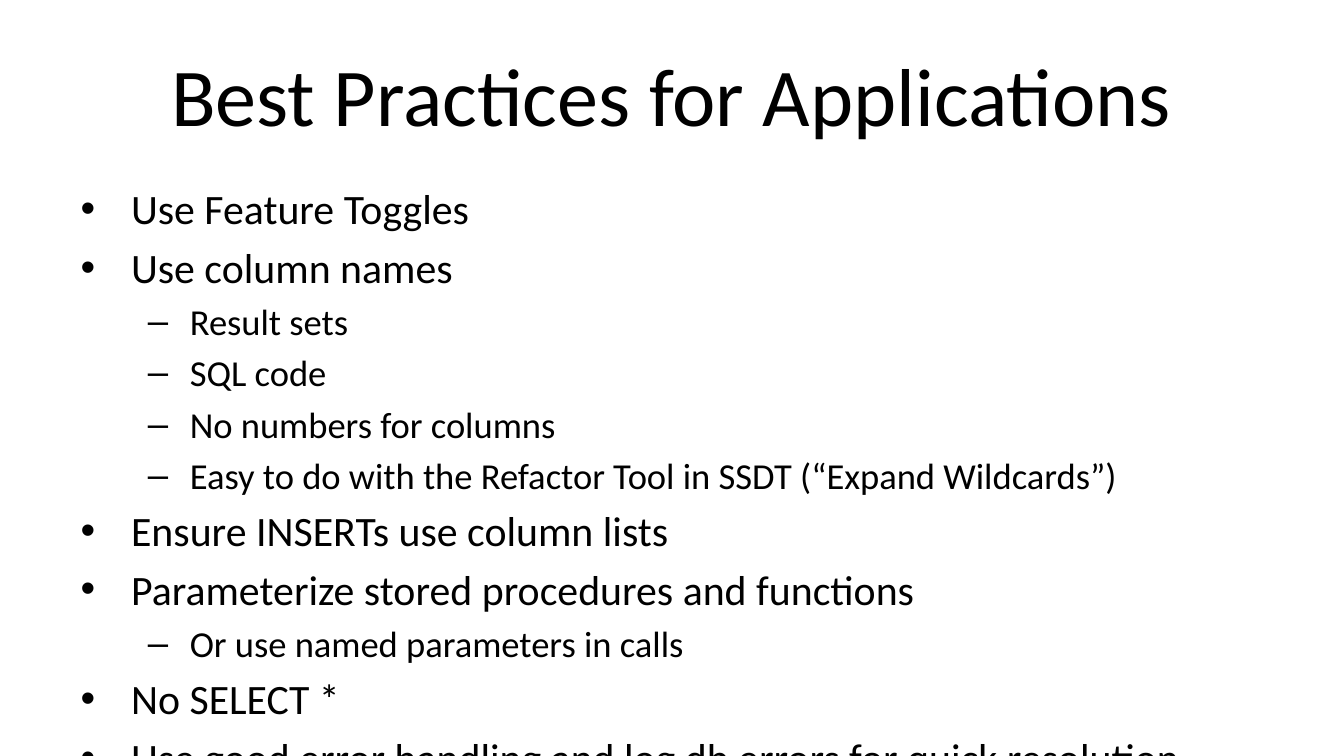
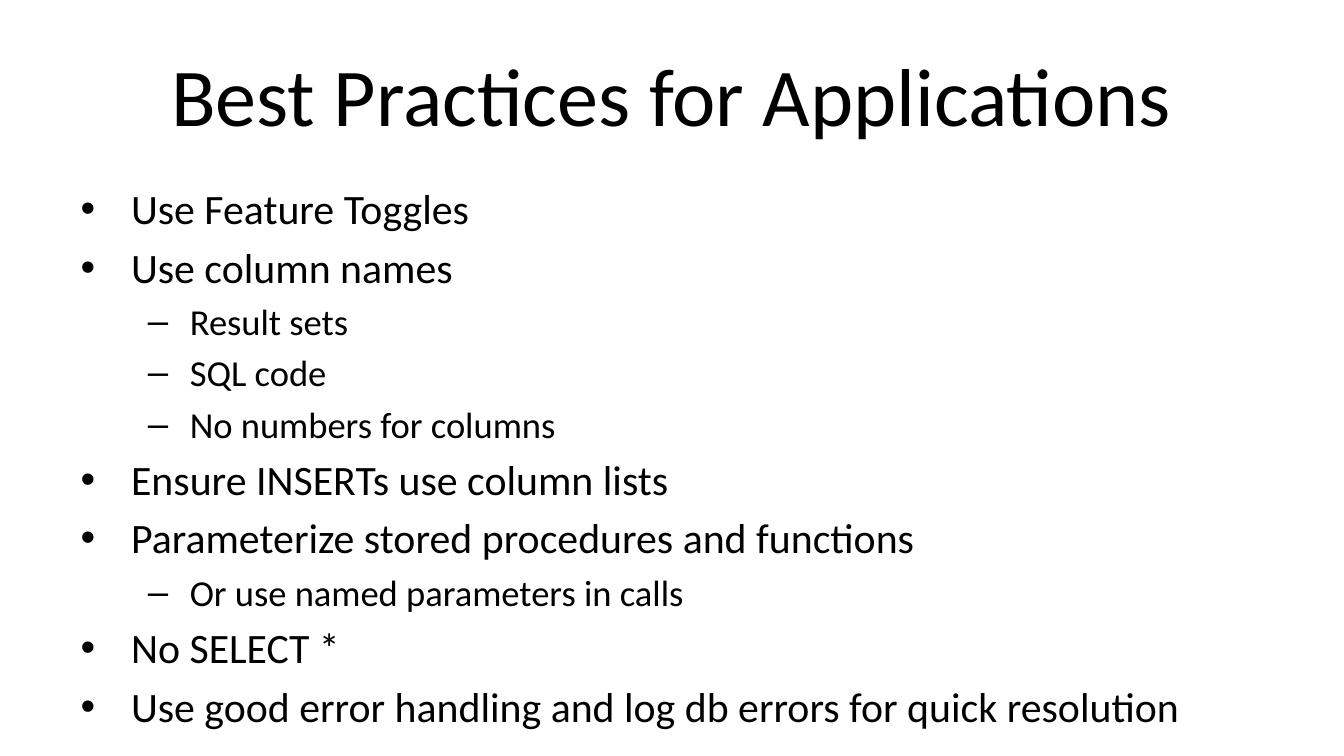
Before and after one commit to way0utwest/ZeroDowntime, a slide deck: slide 34 of ArchitectZeroDowntime.pptx. Drawn at 1344x756 pixels with LibreOffice and Linux fonts; fonts in the diff are those of the drawing; background and template pictures are left out. Boxes give left, top, right and bottom in pixels: in the first picture for what was removed or moved away, otherwise in the second. Text is boxed around its words. In the diff, an @@ line names an element or a change of style, - is before the commit and + after.

```diff
--- a/ArchitectZeroDowntime.pptx
+++ b/ArchitectZeroDowntime.pptx
@@ text at (190, 462, 1116, 495): paragraph removed @@
-  – Easy to do with the Refactor Tool in SSDT (“Expand Wildcards”)
```
Also in this commit, not shown: 4 other slides changed.
